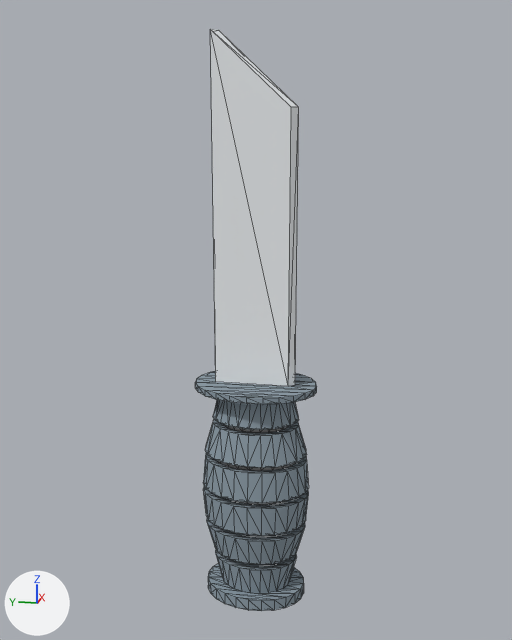
Two versions of the glTF model assets/melee/knife_sharp.glb, one commit apart.
Both versions are drawn from a 50 mm camera at (-0.414, -0.083, 0.289) aimed at (0.002, 0.0, 0.185). Every picture has the same lights, and +X, +Y and +Z are marked at lower left. The older version comes first. Mesh edges are drawn as thin lines. Where no turn or scale is listed for an object, it has been applied to the vertices. Vertices at exactly the same position are counted once.

Objects in the first picture: 'knife_sharp'.
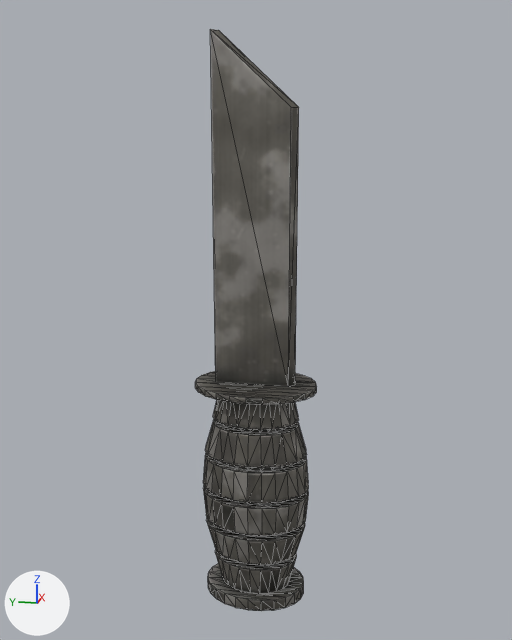
Changed parts and their boxes [x1, y1, x2, y2] in the pictures (512 x 640 px):
```json
{"object": "knife_sharp", "change": "surface changed", "before": [195, 29, 317, 611], "after": [195, 29, 317, 611], "on screen": "darker"}
{"part": 1, "of": "me_mesh_knife_sharp", "change": "surface changed", "before": [195, 29, 317, 611], "after": [195, 29, 317, 611], "on screen": "darker"}
{"part": 2, "of": "me_mesh_knife_sharp", "change": "recoloured", "before": [217, 424, 295, 565], "after": [217, 424, 295, 565]}
{"part": 3, "of": "me_mesh_knife_sharp", "change": "recoloured", "before": [210, 29, 299, 386], "after": [210, 29, 299, 386], "on screen": "white to grey"}
```

The change, as JSON lines over the scene's bpy script:
```json
{"op": "add", "block": "img_image_0", "code": ["img_image_0 = load_image('Image_0', '_unpacked/Image_0', 512, 512, 'sRGB')"]}
{"op": "add", "block": "img_image_2", "code": ["img_image_2 = load_image('Image_2', '_unpacked/Image_2', 512, 512, 'Non-Color')"]}
{"op": "add", "block": "img_image_1", "code": ["img_image_1 = load_image('Image_1', '_unpacked/Image_1', 512, 512, 'Non-Color')"]}
{"block": "mat_greydark", "change": "nodes: BsdfPrincipled, OutputMaterial"}
{"block": "mat_greydark", "change": "colours: grey #8b9aa5"}
{"block": "mat_greydark", "change": "nodes: BsdfPrincipled, NormalMap, OutputMaterial, SeparateColor, TexImage x3"}
{"block": "mat_greydark", "change": "uses the picture img_image_0"}
{"block": "mat_greydark", "change": "uses the picture img_image_1"}
{"block": "mat_greydark", "change": "uses the picture img_image_2"}
{"block": "me_mesh_knife_sharp", "where": "me_mesh_knife_sharp.from_pydata(...)  # 635 vertices, 1288 faces; spans x -0.029..0.029, y -0.038..0.038, z 0.0..0.352"}
{"block": "me_mesh_knife_sharp", "where": "# used by ob_knife_sharp; location = (0.0, 0.0, 0.0)"}
{"block": "me_mesh_knife_sharp", "change": "me_mesh_knife_sharp part 1: 1288 kept faces spanning x -0.029..0.029, y -0.038..0.038, z 0.0..0.352 get new texture (UV) coordinates"}
{"block": "me_mesh_knife_sharp", "change": "me_mesh_knife_sharp part 2: 240 faces spanning x -0.021..0.021, y -0.028..0.028, z 0.027..0.122 switch from mat_dark (grey #8d8d8d) to mat_greydark"}
{"block": "me_mesh_knife_sharp", "change": "me_mesh_knife_sharp part 3: 15 faces spanning x -0.004..0.004, y -0.025..0.025, z 0.145..0.352 switch from mat_greylight (white #edf0f2) to mat_greydark"}
{"op": "remove", "block": "ob_tmpparent", "code": ["ob_tmpparent = bpy.data.objects.new('tmpParent', None)", "ob_tmpparent.location = (0.0, 0.0, 0.0)"]}
```
